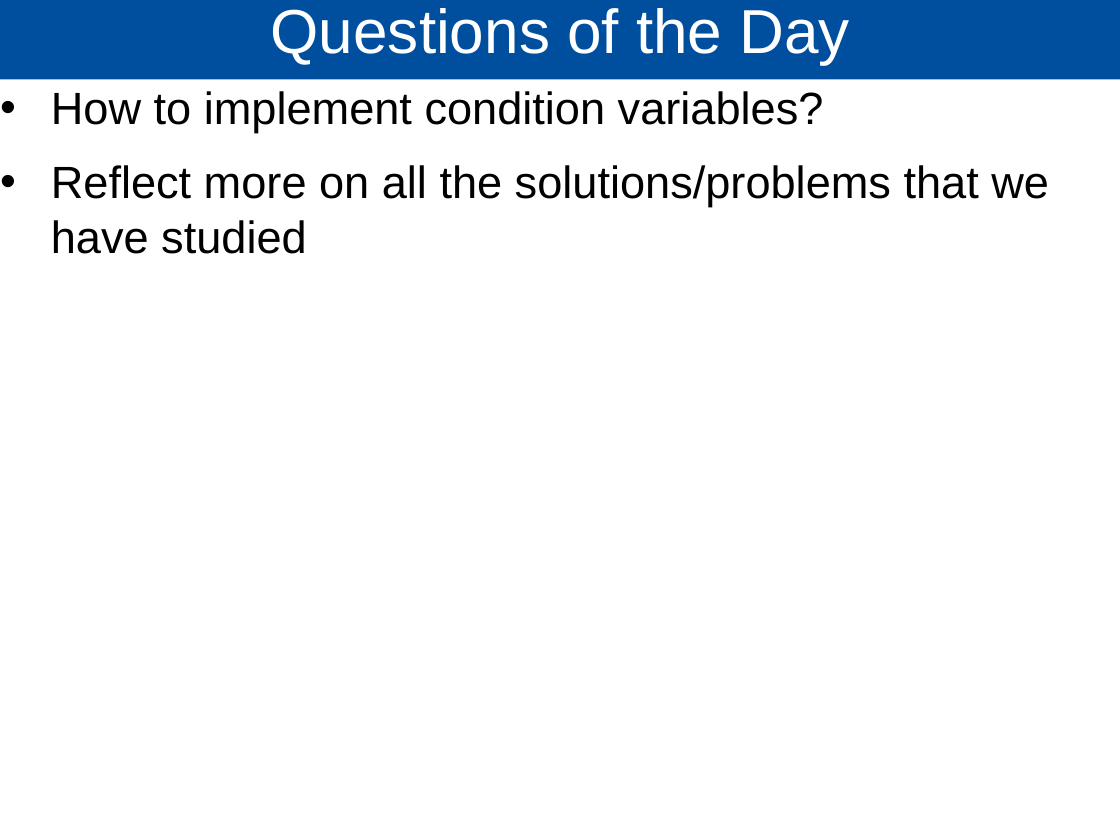
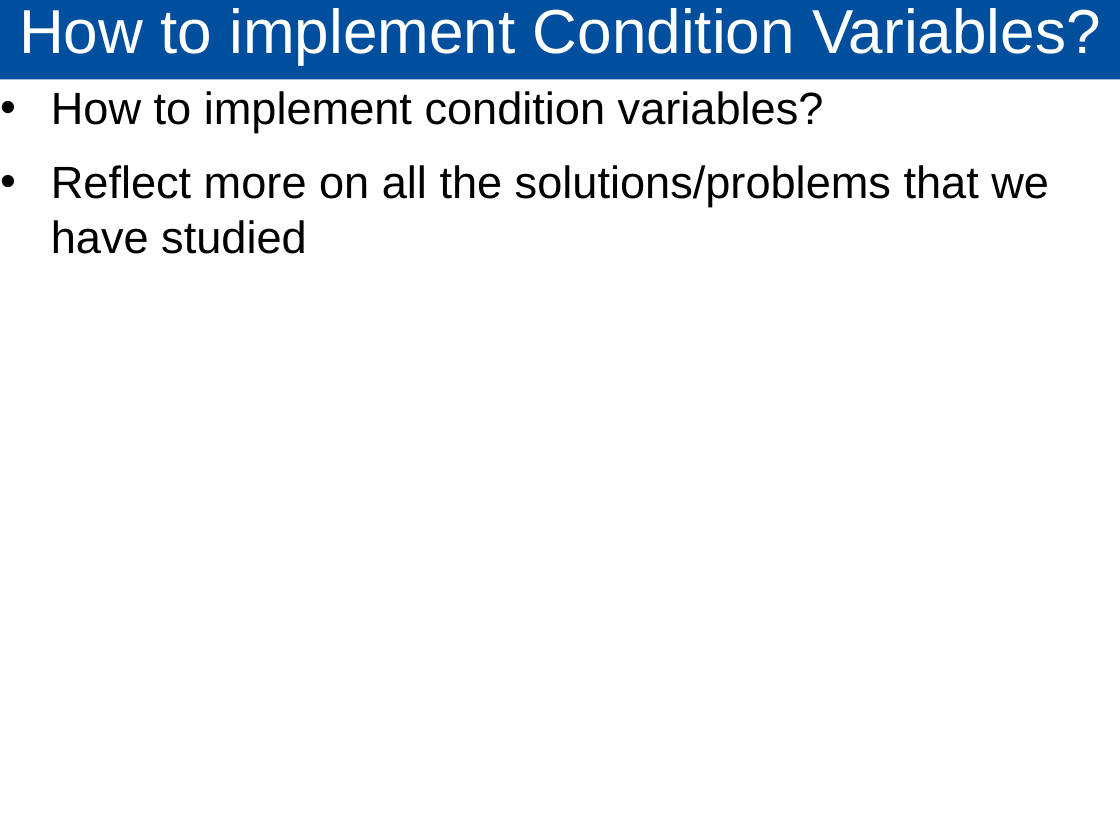
Before and after one commit to cs1550-2244/cs1550-code-handouts, a slide deck: slide 10 of DraftSlides/Lecture11.pptx (slide 6 before the commit). Drawn at 1120x840 pixels with LibreOffice and Linux fonts; fonts in the diff are those of the drawing. Boxes give left, top, right and bottom in pixels: in the first picture for what was removed or moved away, otherwise in the second. Text is boxed around its words. In the diff, an @@ line names an element or a change of style, - is before the commit and + after.

```diff
--- a/DraftSlides/Lecture11.pptx
+++ b/DraftSlides/Lecture11.pptx
@@ title at <box>19,8,1101,65</box>: text changed @@
-Questions of the Day
+How to implement Condition Variables?
```
Also in this commit, not shown: 5 other slides changed, 3 slides added, 2 other files.
